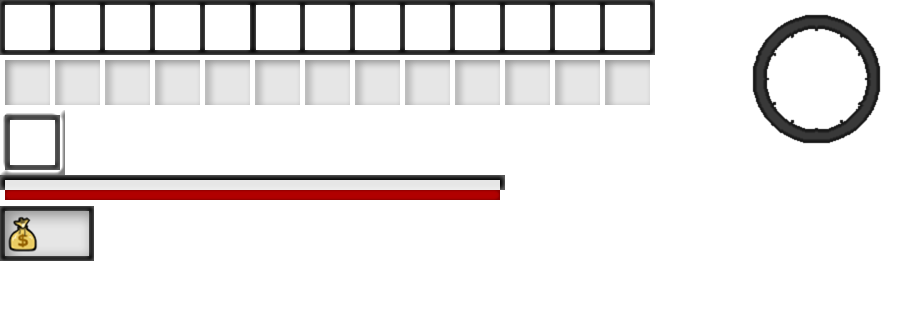
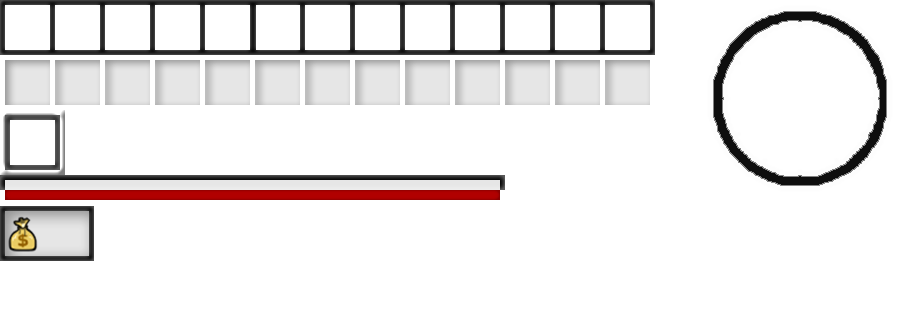
Revision of a layered 907 x 315 image; what changed, layer by layer:
painted on "Calque 13" over [713, 11, 887, 186]
